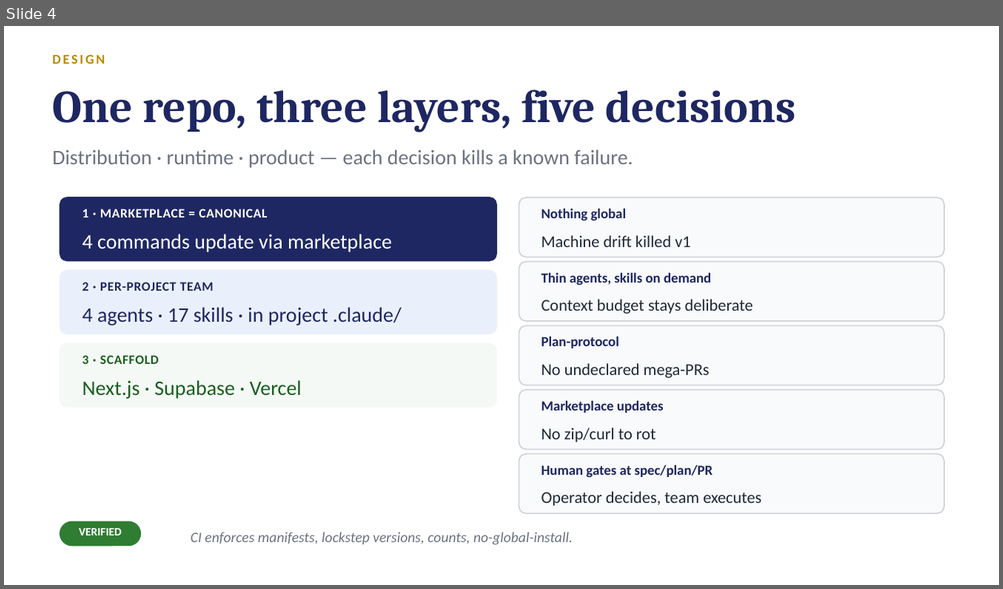
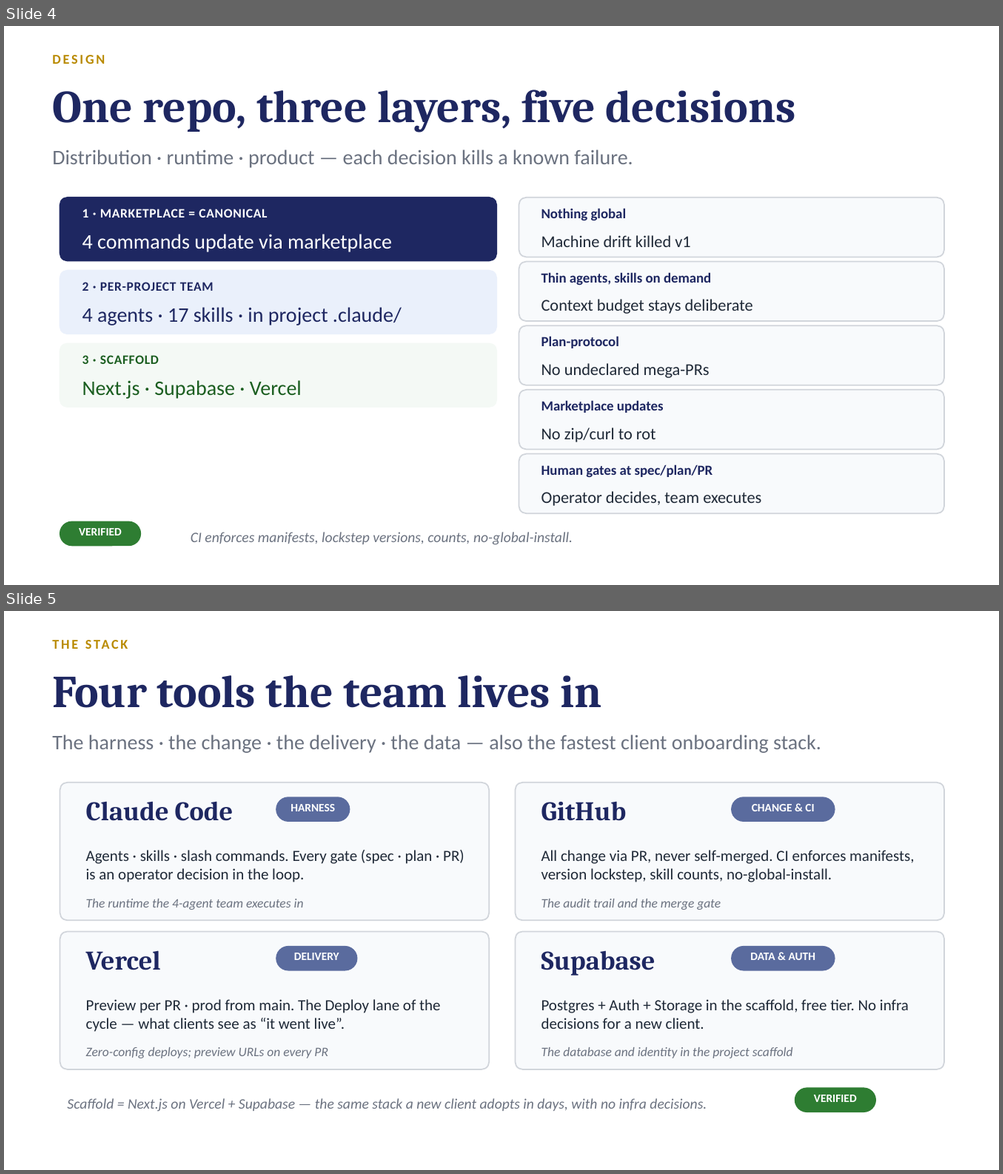
Before and after one commit to trac41799/claude-code-agentic-sdlc, a slide deck: docs/slides/Agentic-SDLC-Tech-Audience.pptx. Shown one above the other, each under a label of ours: slide 4 before the commit, slides 4 and 5 after it. The pictures are 1003x589 and 1003x1174 pixels, drawn with LibreOffice and Linux fonts; fonts in the diff are those of the drawing. Boxes give left, top, right and bottom in pixels: in the first picture for what was removed or moved away, otherwise in the second. Text is boxed around its words. In the diff, an @@ line names an element or a change of style, - is before the commit and + after.

Commit message:
demo: live run guide (one request -> tested, logging API in 10 min); deck: tools-stack slide, raw bench evidence slide (BE 6.5m vs 27.4m verbatim), materials & links slide, refreshed gap slide

```diff
--- a/docs/slides/Agentic-SDLC-Tech-Audience.pptx
+++ b/docs/slides/Agentic-SDLC-Tech-Audience.pptx
@@ slide 5 added at <box>4,611,999,1170</box>, background #FFFFFF @@
@@ text added at <box>52,675,602,708</box>, 44 pt, text #1E2761, bold @@
+Four tools the team lives in
@@ text added at <box>266,675,821,749</box>, 13 pt, text #B98A00, bold @@
+THE STACK
@@ text added at <box>52,735,768,753</box>, 20 pt, text #6B7280 @@
+The harness · the change · the delivery · the data — also the fastest client onboarding stack.
@@ rounded rectangle added at <box>60,783,489,920</box>, fill #F8FAFC, outline #D1D5DB 1.25 pt @@
@@ rounded rectangle added at <box>515,783,944,920</box>, fill #F8FAFC, outline #D1D5DB 1.25 pt @@
@@ text added at <box>86,801,233,821</box>, 26 pt, text #1E2761, bold @@
+Claude Code
@@ rounded rectangle added at <box>276,797,350,821</box>, fill #5A6B9E, outline #5A6B9E 1 pt @@
@@ text added at <box>290,804,335,812</box>, 11 pt, text #FFFFFF, bold @@
+HARNESS
@@ text added at <box>541,801,626,821</box>, 26 pt, text #1E2761, bold @@
+GitHub
@@ rounded rectangle added at <box>731,797,834,821</box>, fill #5A6B9E, outline #5A6B9E 1 pt @@
@@ text added at <box>751,804,814,812</box>, 11 pt, text #FFFFFF, bold @@
+CHANGE & CI
@@ text added at <box>86,850,464,883</box>, 15 pt, text #1F2937 @@
+Agents · skills · slash commands. Every gate (spec · plan · PR) is an operator decision in the loop.
@@ text added at <box>541,850,913,883</box>, 15 pt, text #1F2937 @@
+All change via PR, never self-merged. CI enforces manifests, version lockstep, skill counts, no-global-install.
@@ text added at <box>86,899,304,910</box>, 12.5 pt, text #6B7280, italic @@
+The runtime the 4-agent team executes in
@@ text added at <box>541,899,720,910</box>, 12.5 pt, text #6B7280, italic @@
+The audit trail and the merge gate
@@ rounded rectangle added at <box>60,932,489,1070</box>, fill #F8FAFC, outline #D1D5DB 1.25 pt @@
@@ rounded rectangle added at <box>515,932,944,1070</box>, fill #F8FAFC, outline #D1D5DB 1.25 pt @@
@@ text added at <box>86,951,161,971</box>, 26 pt, text #1E2761, bold @@
+Vercel
@@ rounded rectangle added at <box>276,947,357,971</box>, fill #5A6B9E, outline #5A6B9E 1 pt @@
@@ text added at <box>294,953,339,960</box>, 11 pt, text #FFFFFF, bold @@
+DELIVERY
@@ text added at <box>541,951,655,976</box>, 26 pt, text #1E2761, bold @@
+Supabase
@@ rounded rectangle added at <box>731,947,834,971</box>, fill #5A6B9E, outline #5A6B9E 1 pt @@
@@ text added at <box>750,953,816,960</box>, 11 pt, text #FFFFFF, bold @@
+DATA & AUTH
@@ text added at <box>86,999,440,1032</box>, 15 pt, text #1F2937 @@
+Preview per PR · prod from main. The Deploy lane of the cycle — what clients see as “it went live”.
@@ text added at <box>541,999,908,1029</box>, 15 pt, text #1F2937 @@
+Postgres + Auth + Storage in the scaffold, free tier. No infra decisions for a new client.
@@ text added at <box>86,1048,328,1059</box>, 12.5 pt, text #6B7280, italic @@
+Zero-config deploys; preview URLs on every PR
@@ text added at <box>541,1048,793,1059</box>, 12.5 pt, text #6B7280, italic @@
+The database and identity in the project scaffold
@@ text added at <box>67,1099,706,1112</box>, 14 pt, text #6B7280, italic @@
+Scaffold = Next.js on Vercel + Supabase — the same stack a new client adopts in days, with no infra decisions.
@@ rounded rectangle added at <box>795,1088,876,1113</box>, fill #2E7D32, outline #2E7D32 1 pt @@
@@ text added at <box>814,1095,856,1102</box>, 11 pt, text #FFFFFF, bold @@
+VERIFIED
```
Also in this commit, not shown: 2 slides changed, 2 other slides added, 2 other files.
